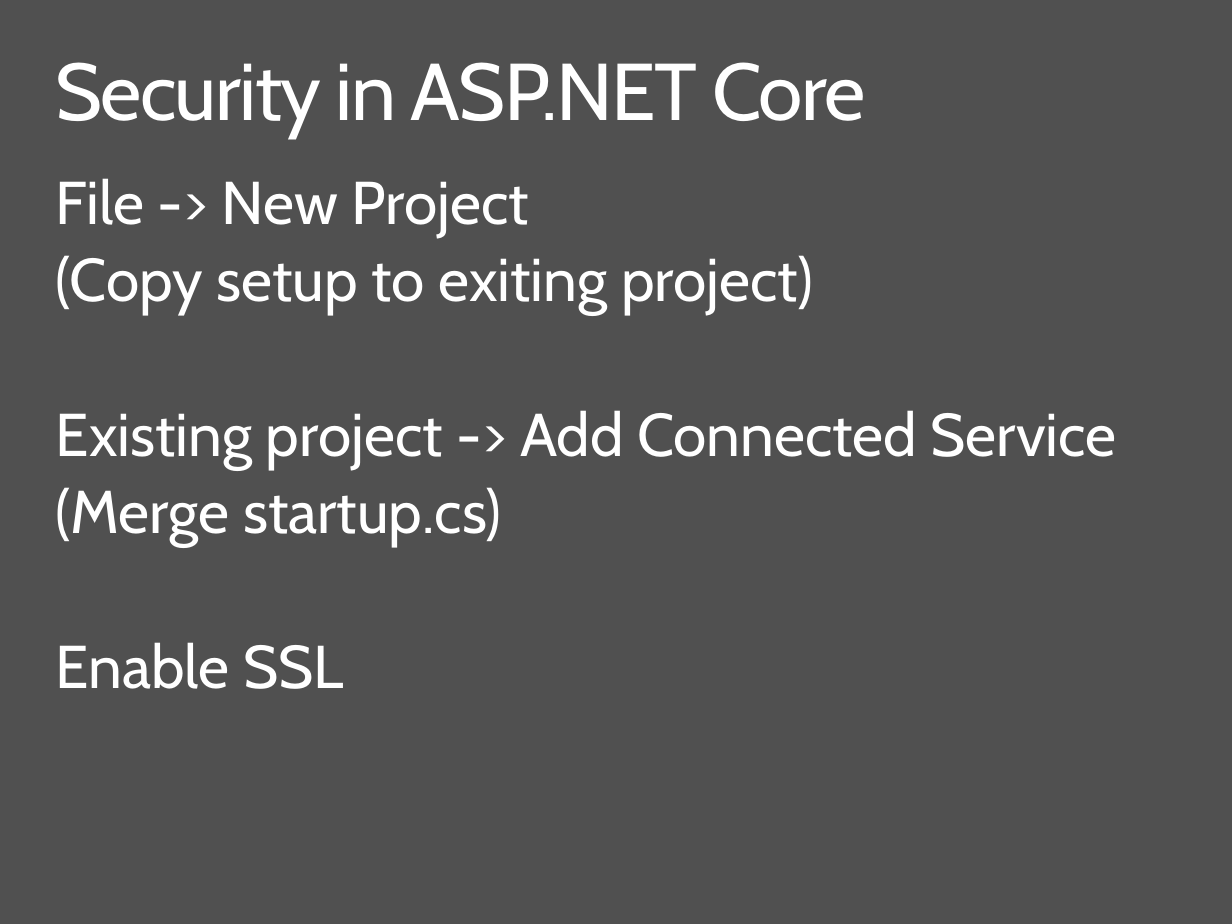
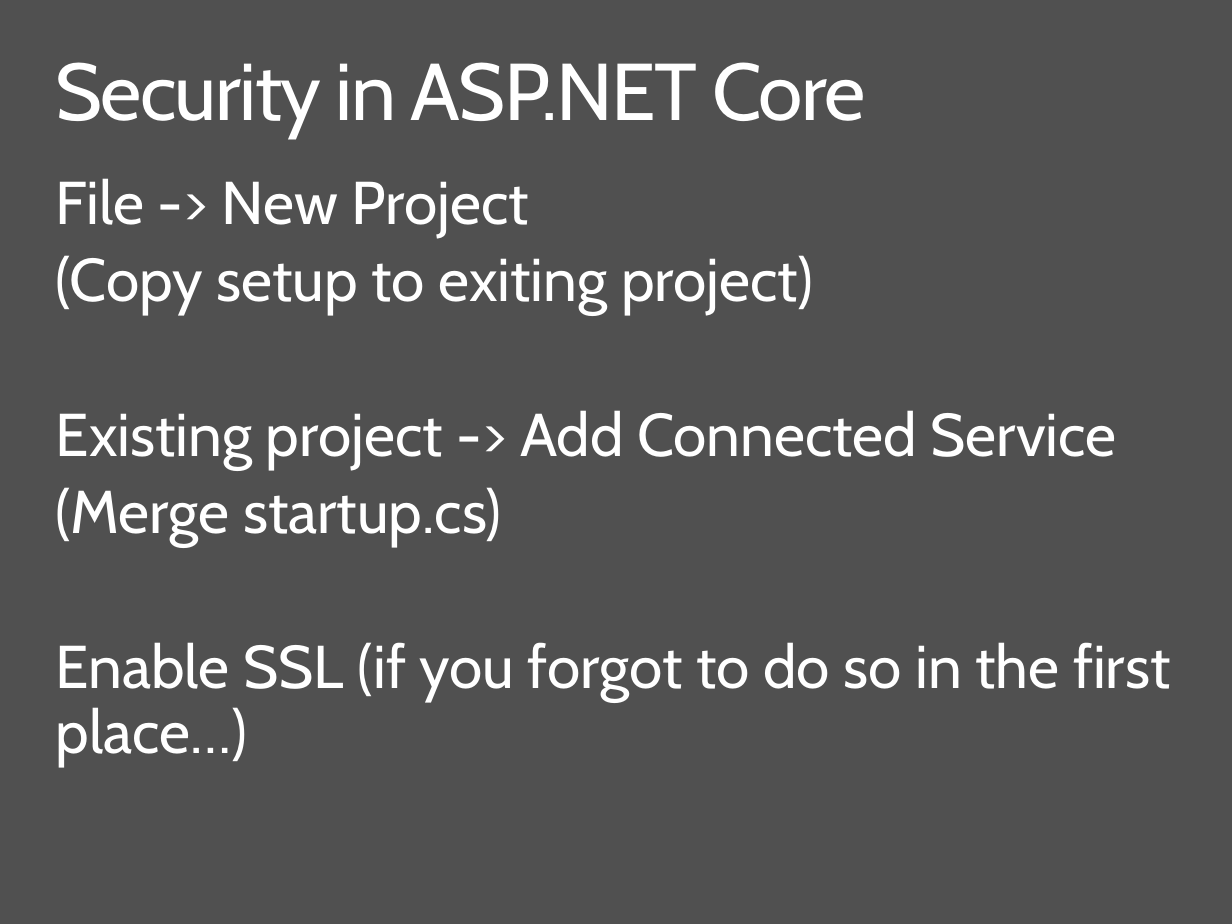
Before and after one commit to ondfisk/BDSA2018, a slide deck: slide 5 of Slides/Lecture10 - Security and stuff.pptx (slide 4 before the commit). Drawn at 1232x924 pixels with LibreOffice and Linux fonts; fonts in the diff are those of the drawing. Boxes give left, top, right and bottom in pixels: in the first picture for what was removed or moved away, otherwise in the second. Text is boxed around its words. In the diff, an @@ line names an element or a change of style, - is before the commit and + after.

```diff
--- a/Slides/Lecture10 - Security and stuff.pptx
+++ b/Slides/Lecture10 - Security and stuff.pptx
@@ text at box(56, 642, 1171, 766): text changed @@
-Enable SSL
+Enable SSL (if you forgot to do so in the first place…)
```
Also in this commit, not shown: 3 other slides changed, 4 slides added.
